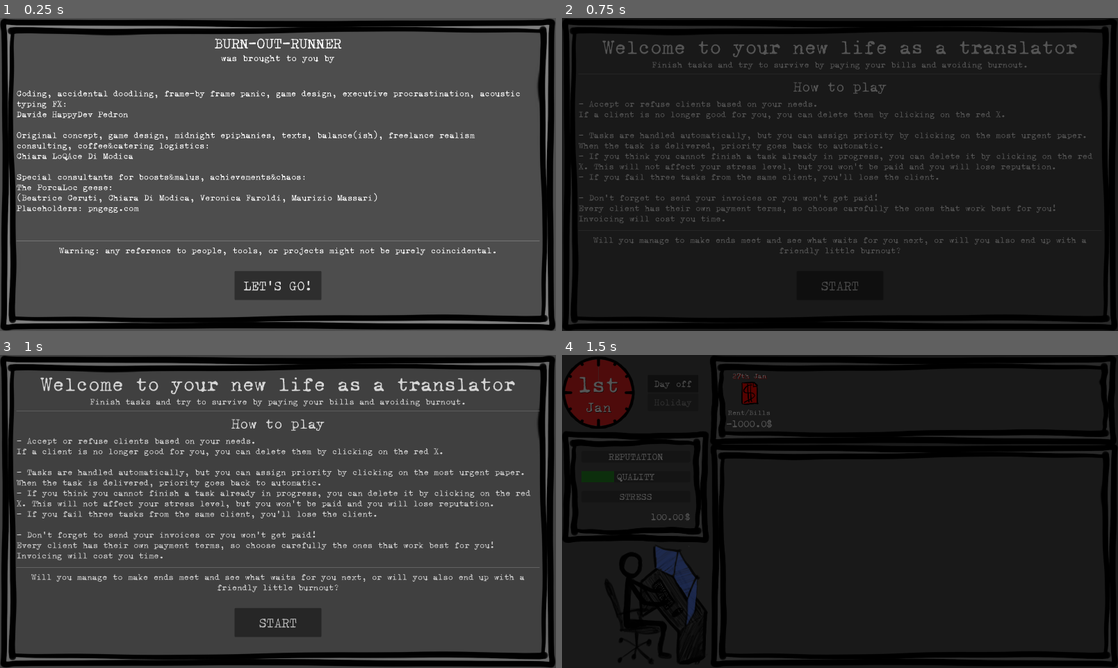
Above: before the commit, frames 1-4 (two rows, left to right).
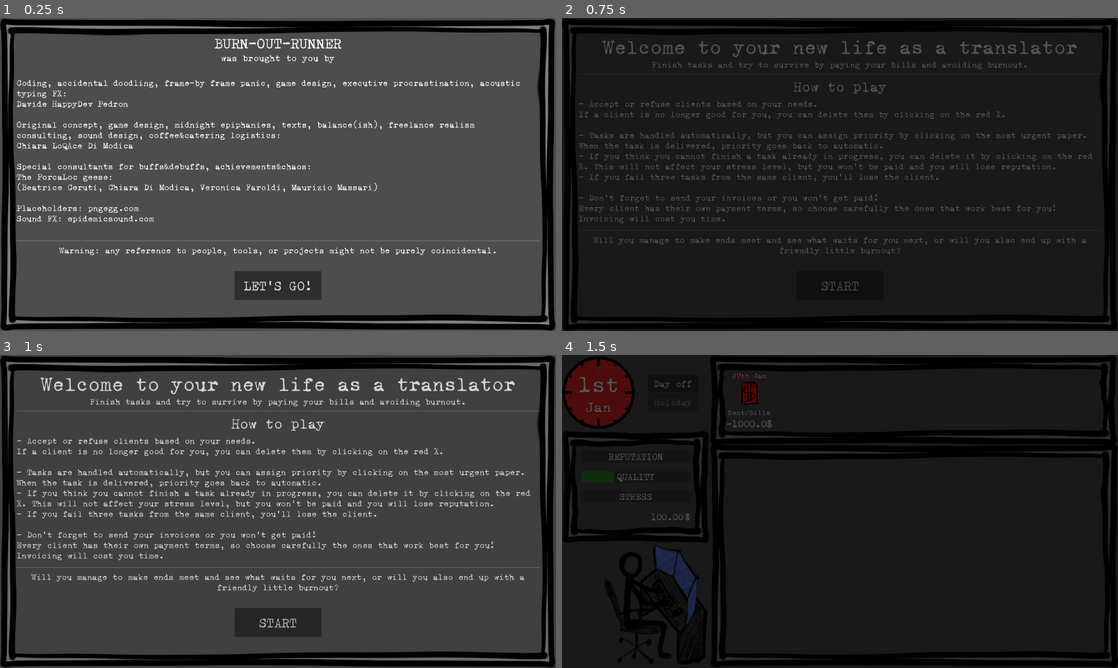
Above: after the commit, the same moments.

Repository: ildede/game-off-2025
Game: Godot game, scene res://scenes/game/screens/splash_screen/splash.tscn
The game is run twice, just before and just after one commit, with the same random seed, the same clock (stepped at 60 frames per second) and the same inputs.
Inputs:
- Up to frame 1 (0.25 s): no input
- Up to frame 2 (0.75 s): click "LET'S GO!" at 0.5 s
- Up to frame 3 (1 s): no input
- Up to frame 4 (1.5 s): click "START" at 1.25 s

The runs differ from the first frame. In frame 1, 5.1% of the frame differs, in the area x 3-94%, y 19-66%; in frame 2, nothing differs; in frame 3, nothing differs; in frame 4, nothing differs.

Commit message:
fix: update slash screen

Diff:
--- a/scenes/game/screens/splash_screen/splash.tscn
+++ b/scenes/game/screens/splash_screen/splash.tscn
@@ -39,14 +39,15 @@
 text = "Coding, accidental doodling, frame-by frame panic, game design, executive procrastination, acoustic typing FX:
 Davide HappyDev Pedron
 
-Original concept, game design, midnight epiphanies, texts, balance(ish), freelance realism consulting, coffee&catering logistics:
+Original concept, game design, midnight epiphanies, texts, balance(ish), freelance realism consulting, sound design, coffee&catering logistics:
 Chiara LoQAce Di Modica
 
-Special consultants for boosts&malus, achievements&chaos:
+Special consultants for buffs&debuffs, achievements&chaos:
 The PorcaLoc geese:
 (Beatrice Ceruti, Chiara Di Modica, Veronica Faroldi, Maurizio Massari)
+
 Placeholders: pngegg.com
-"
+Sound FX: epidemicsound.com"
 vertical_alignment = 1
 
 [node name="HSeparator2" type="HSeparator" parent="Panel/GridContainer"]
